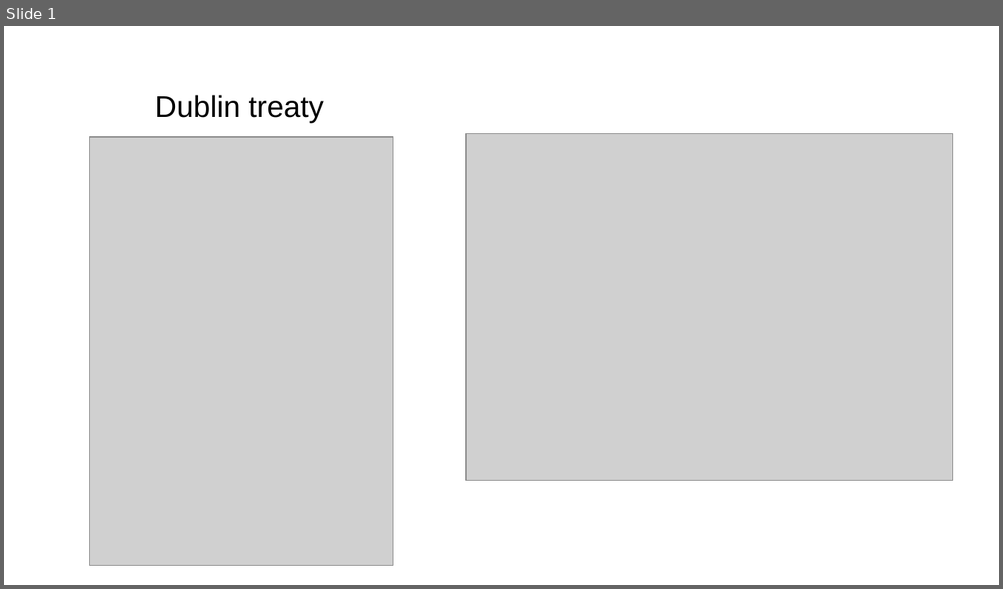
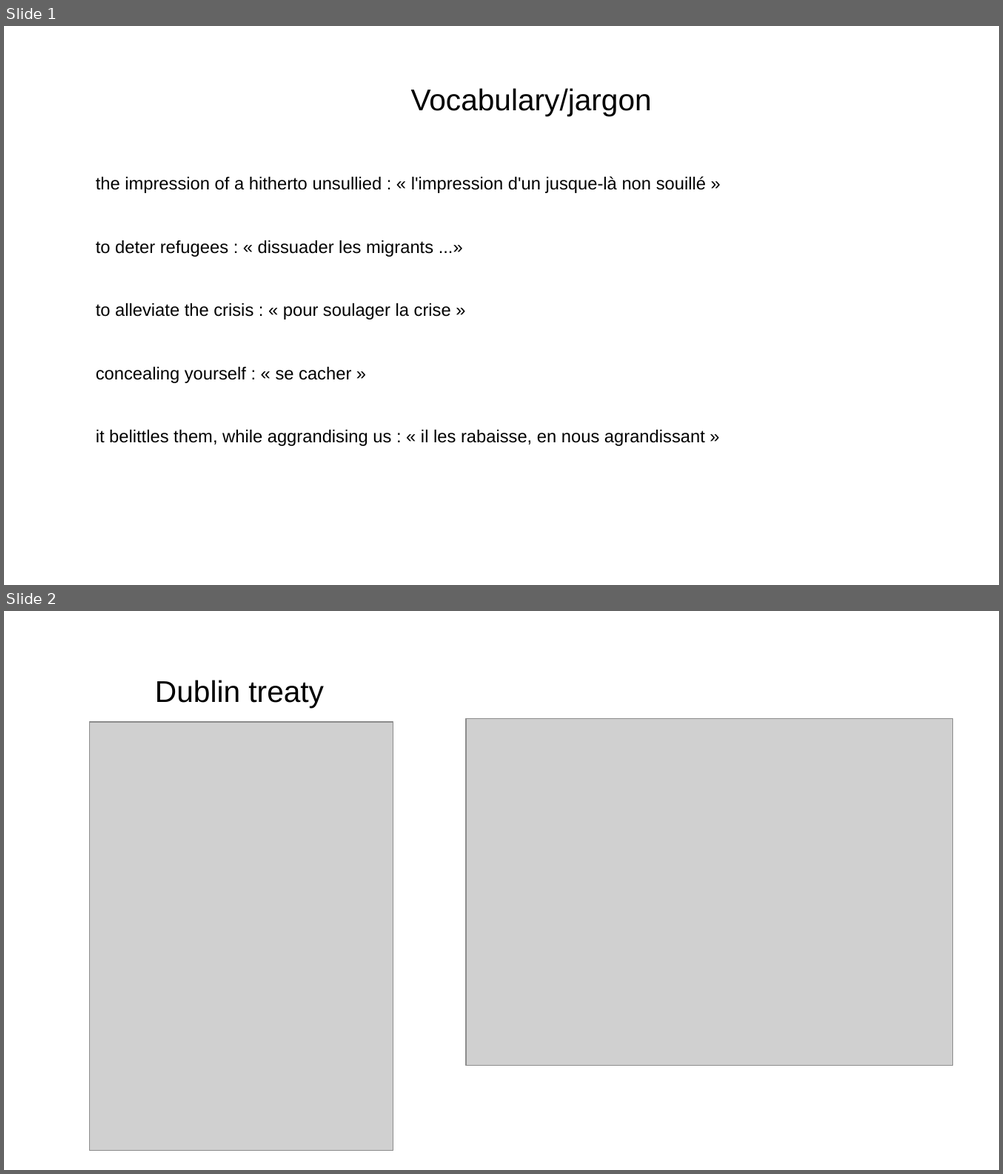
Before and after one commit to huijz333/ENSIIE, a slide deck: UE/S3/anglais/pres.odp. Shown one above the other, each under a label of ours: slide 1 before the commit, slides 1 and 2 after it. The pictures are 1003x589 and 1003x1174 pixels, drawn with LibreOffice and Linux fonts; fonts in the diff are those of the drawing; grey boxes stand for pictures. Boxes give left, top, right and bottom in pixels: in the first picture for what was removed or moved away, otherwise in the second. Text is boxed around its words. In the diff, an @@ line names an element or a change of style, - is before the commit and + after.

```diff
--- a/UE/S3/anglais/pres.odp
+++ b/UE/S3/anglais/pres.odp
@@ slide 1 added at (4,26,999,585), background #FFFFFF @@
@@ text added at (411,88,652,116), 24 pt, text #000000 @@
+Vocabulary/jargon
@@ text added at (96,176,706,446), 14 pt, text #000000 @@
+the impression of a hitherto unsullied : « l'impression d'un jusque-là non souillé »
+to deter refugees : « dissuader les migrants ...»
+to alleviate the crisis : « pour soulager la crise »
+concealing yourself : « se cacher »
+it belittles them, while aggrandising us : « il les rabaisse, en nous agrandissant »
@@ what was slide 1 is now slide 2 @@
```
Also in this commit, not shown: 1 other file.
